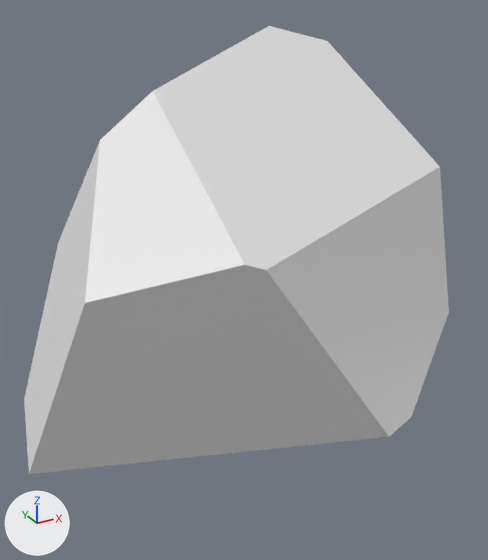
One commit to the OBJ model assets/pieces/daikon_train/daikon_0262.obj: the scene before it, then after it.
Both versions are drawn from a 50 mm lens placed at (-0.0199, -0.0376, 0.0176), pointed at (-0.0007, -0.0028, 0.0002). Arrows for +X, +Y and +Z are at lower left; the lights stay in place. The picture after the commit comes second. Where no turn or scale is listed for an object, it has been applied to the vertices.

In view in the first picture: 'daikon_0262'.
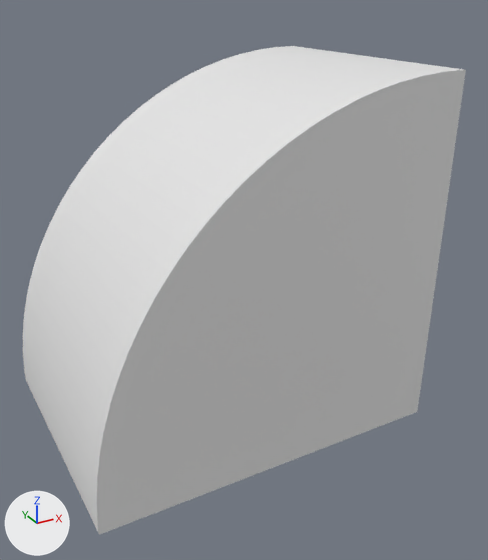
Where the change shows, as pixel boxes (x1, y1, x2, y2) in the pictures (488 x 560 px):
```json
{"object": "daikon_0262", "change": "reshaped", "before": [24, 26, 449, 474], "after": [23, 46, 466, 535], "on screen": "9% taller"}
```

Scene script edits in JSON lines:
```json
{"block": "me_daikon_0262", "where": "# used by ob_daikon_0262; location = (0.0, 0.0, 0.0)"}
{"op": "remove", "block": "me_daikon_0262", "code": "me_daikon_0262.from_pydata(...)  # 20 vertices, 36 faces; spans x -0.0155..0.0127, y -0.013..0.0093, z -0.0119..0.0147"}
{"op": "add", "block": "me_daikon_0262", "code": "me_daikon_0262.from_pydata(...)  # 56 vertices, 108 faces; spans x -0.0132..0.0101, y -0.0089..0.0089, z -0.0101..0.0131"}
{"block": "me_daikon_0262", "change": "me_daikon_0262 part 1: the whole mesh is rebuilt"}
```
